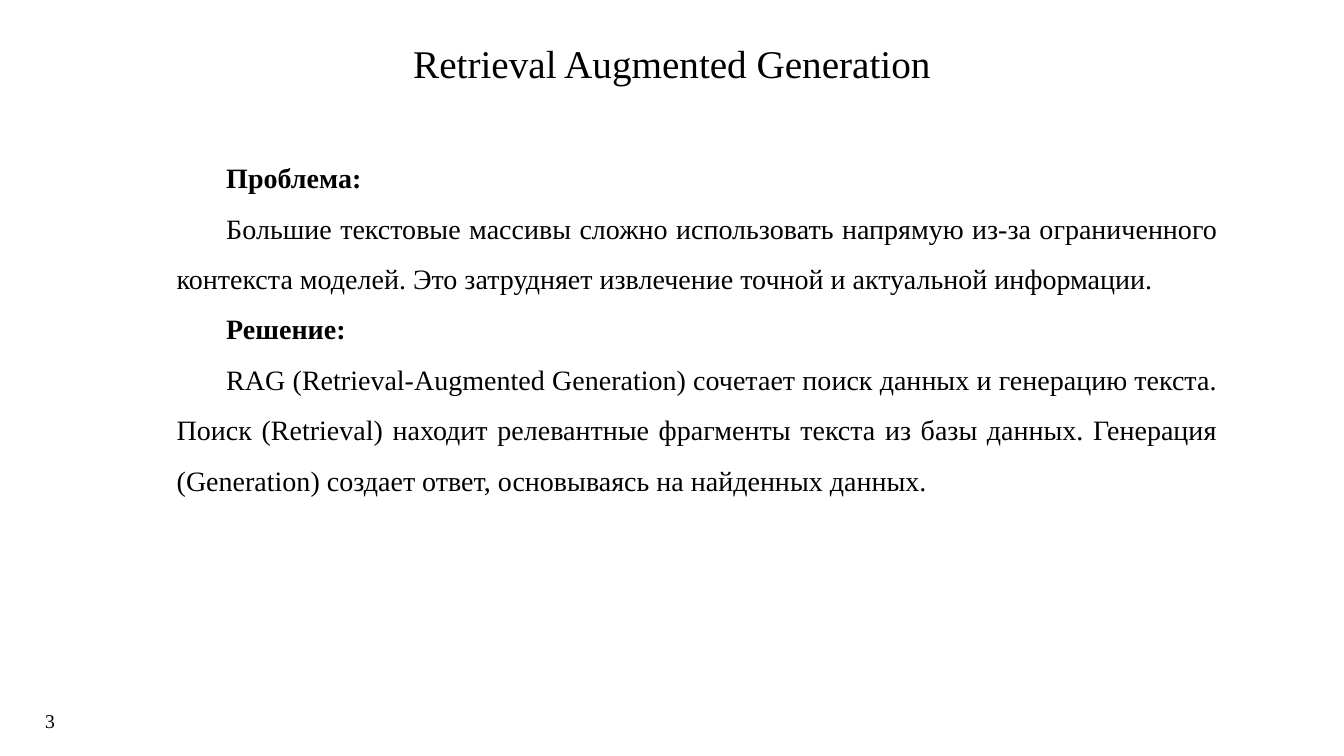
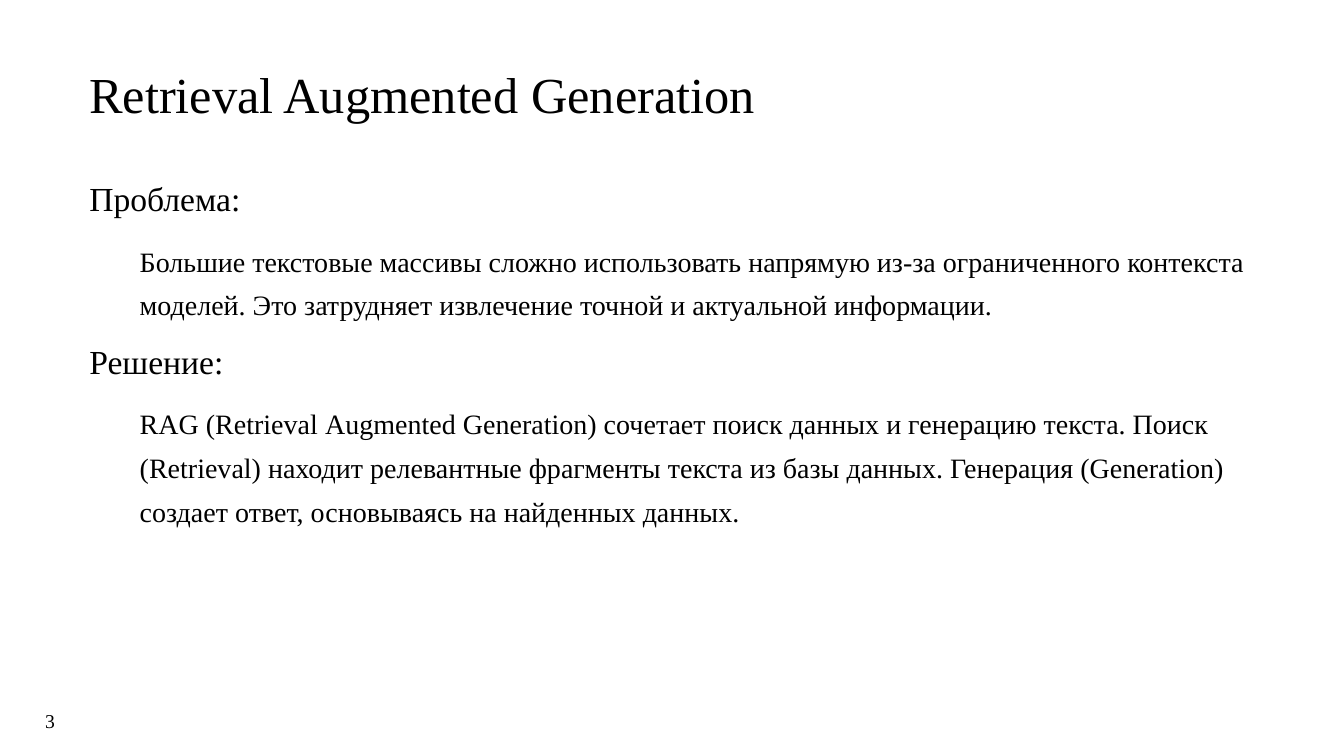
Before and after one commit to Syrenny/diploma-text, a slide deck: slide 3 of report_19.12/21930_Сыренный.pptx. Drawn at 1344x756 pixels with LibreOffice and Linux fonts; fonts in the diff are those of the drawing. Boxes give left, top, right and bottom in pixels: in the first picture for what was removed or moved away, otherwise in the second. Text is boxed around its words. In the diff, an @@ line names an element or a change of style, - is before the commit and + after.

```diff
--- a/report_19.12/21930_Сыренный.pptx
+++ b/report_19.12/21930_Сыренный.pptx
@@ title "Retrieval Augmented Generation": place and size @@
-title "Retrieval Augmented Generation" at [413,50,931,86]
+title "Retrieval Augmented Generation" at [89,78,755,123]
@@ title "Retrieval Augmented Generation" at [89,78,755,123]: size 28 to 36 pt; alignment centre to left; line spacing 0.9 to 1.3; vertical alignment top to middle @@
@@ text "Проблема:": place and size @@
-text "Проблема:" at [177,168,1216,496]
+text "Проблема:" at [89,187,1243,527]
@@ text at [89,187,1243,375]: size 20 to 24 pt, bold off in "Проблема:", "Решение:"; alignment justified to left; indent changed; line spacing 1.5 to 1.14; more space between paragraphs; list level 1 to 2 in "Большие текстовые массивы сложно использовать ..."; line spacing 1.5 to 1.3 @@
@@ text at [140,414,1223,527]: text changed @@
-RAG (Retrieval-Augmented Generation) сочетает поиск данных и генерацию текста. Поиск (Retrieval) находит релевантные фрагменты текста из базы данных. Генерация (Generation) создает ответ, основываясь на найденных данных.
+  RAG (Retrieval Augmented Generation) сочетает поиск данных и генерацию текста. Поиск (Retrieval) находит релевантные фрагменты текста из базы данных. Генерация (Generation) создает ответ, основываясь на найденных данных.
```
Also in this commit, not shown: 5 other slides changed, 5 slides added, 8 slides removed, 4 other files.
